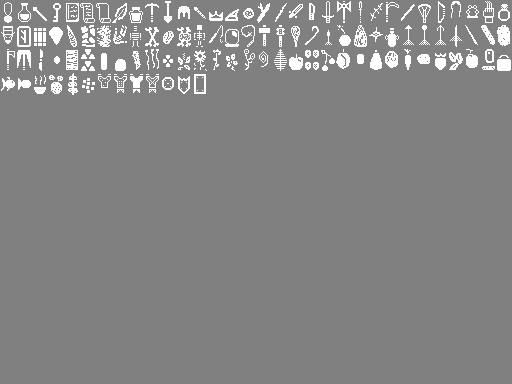
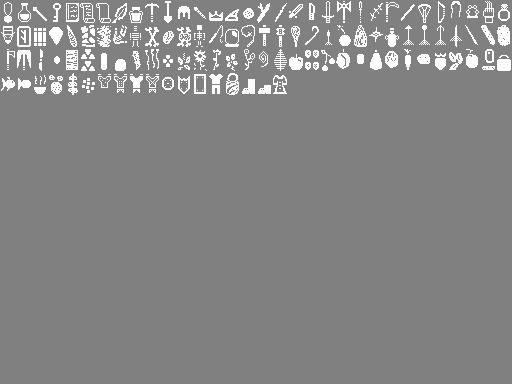
Layer changes from the first 512×384 image to the second:
painted on "Background" over [209, 11, 287, 95]
